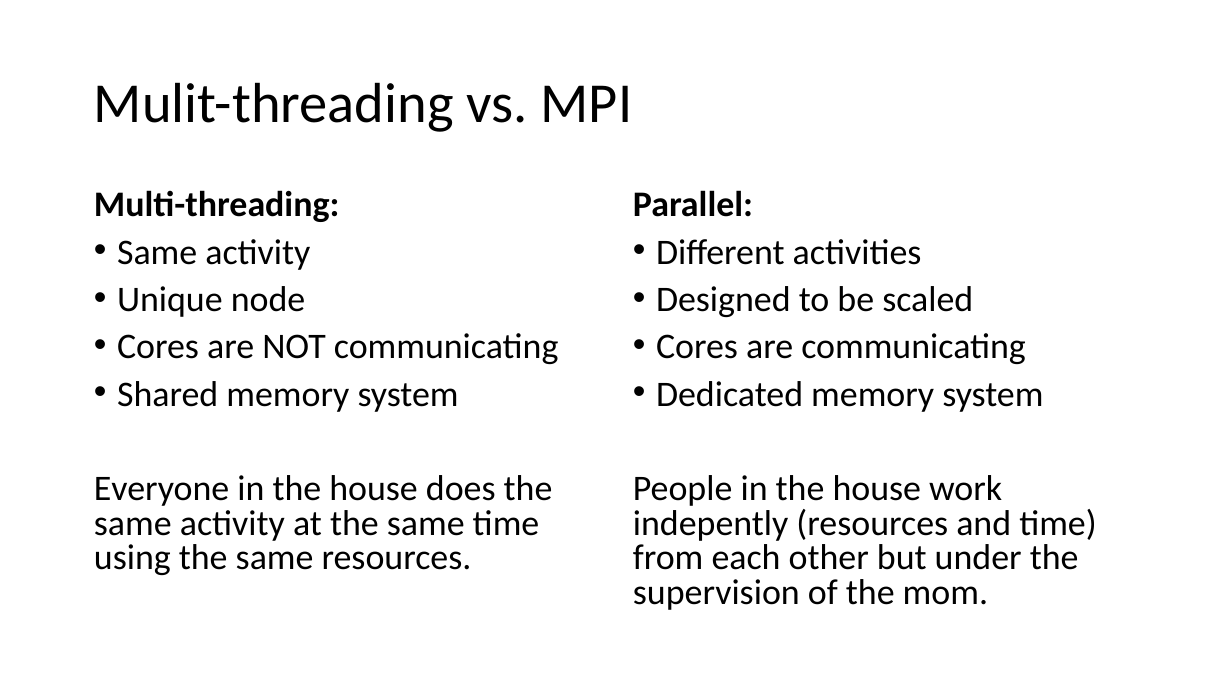
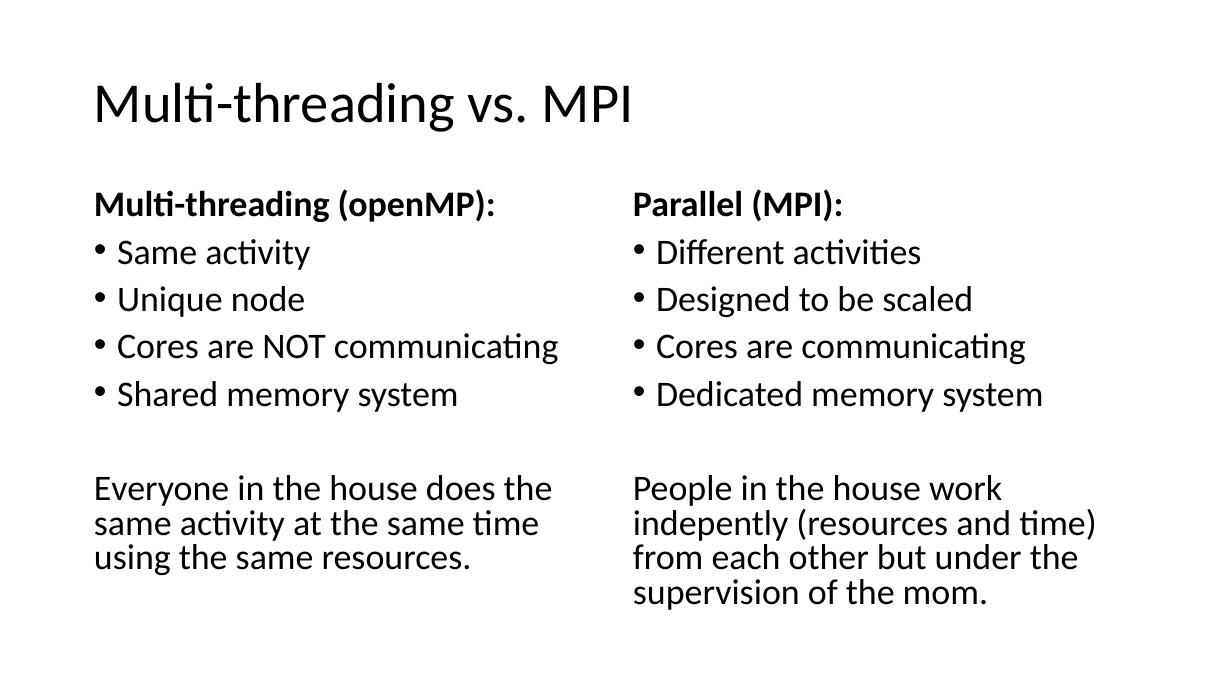
Before and after one commit to xavierbellagamba/MPI_example, a slide deck: slide 4 of MPI.pptx (slide 3 before the commit). Drawn at 1232x693 pixels with LibreOffice and Linux fonts; fonts in the diff are those of the drawing. Boxes give left, top, right and bottom in pixels: in the first picture for what was removed or moved away, otherwise in the second. Text is boxed around its words. In the diff, an @@ line names an element or a change of style, - is before the commit and + after.

```diff
--- a/MPI.pptx
+++ b/MPI.pptx
@@ title at bbox=[94, 82, 634, 132]: text changed @@
-Mulit-threading vs. MPI
+Multi-threading vs. MPI
@@ text at bbox=[94, 189, 496, 222]: text changed @@
-Multi-threading:
+Multi-threading (openMP):
@@ text at bbox=[633, 189, 843, 222]: text changed @@
-Parallel:
+Parallel (MPI):
```
Also in this commit, not shown: 5 other slides changed, 4 slides added.
